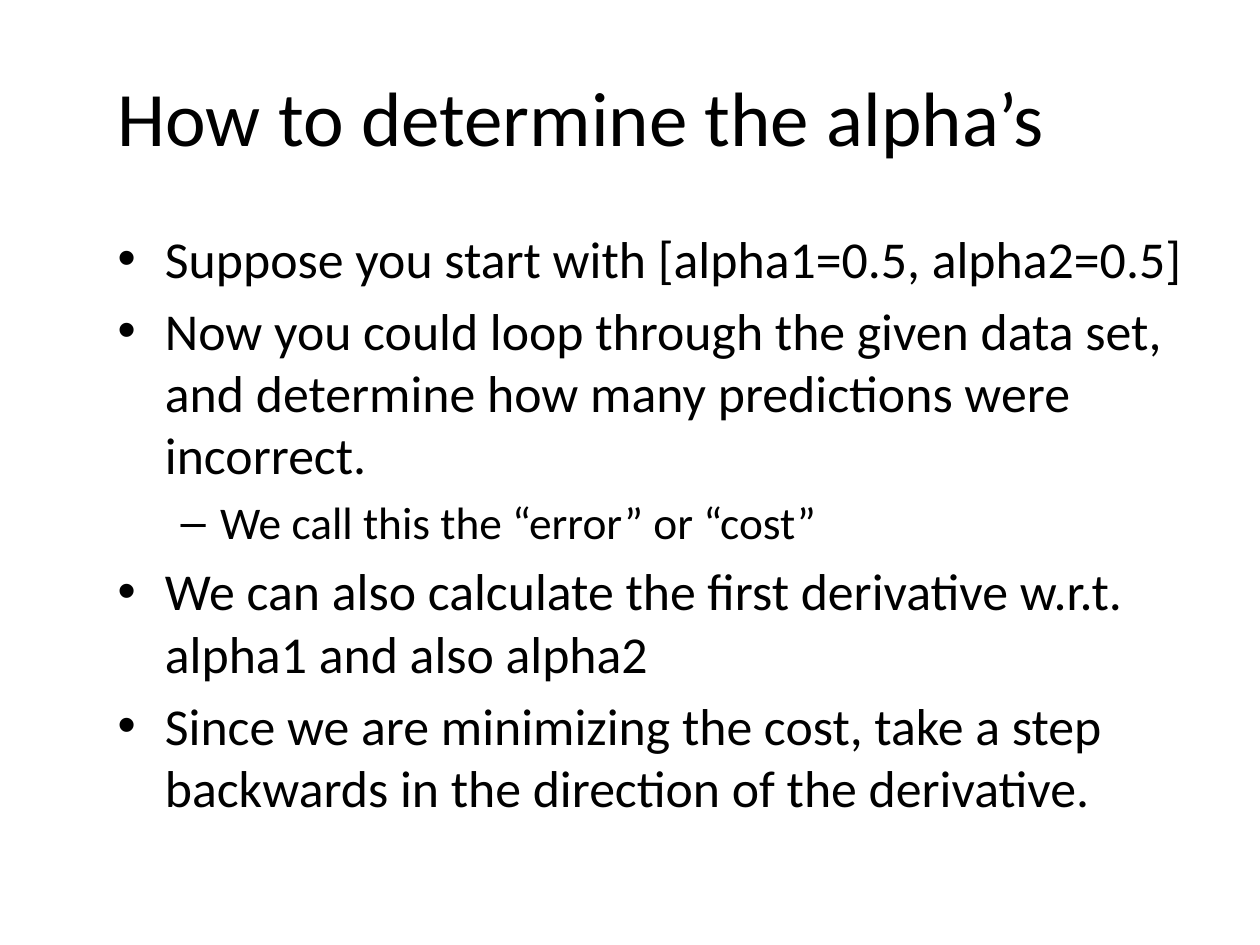
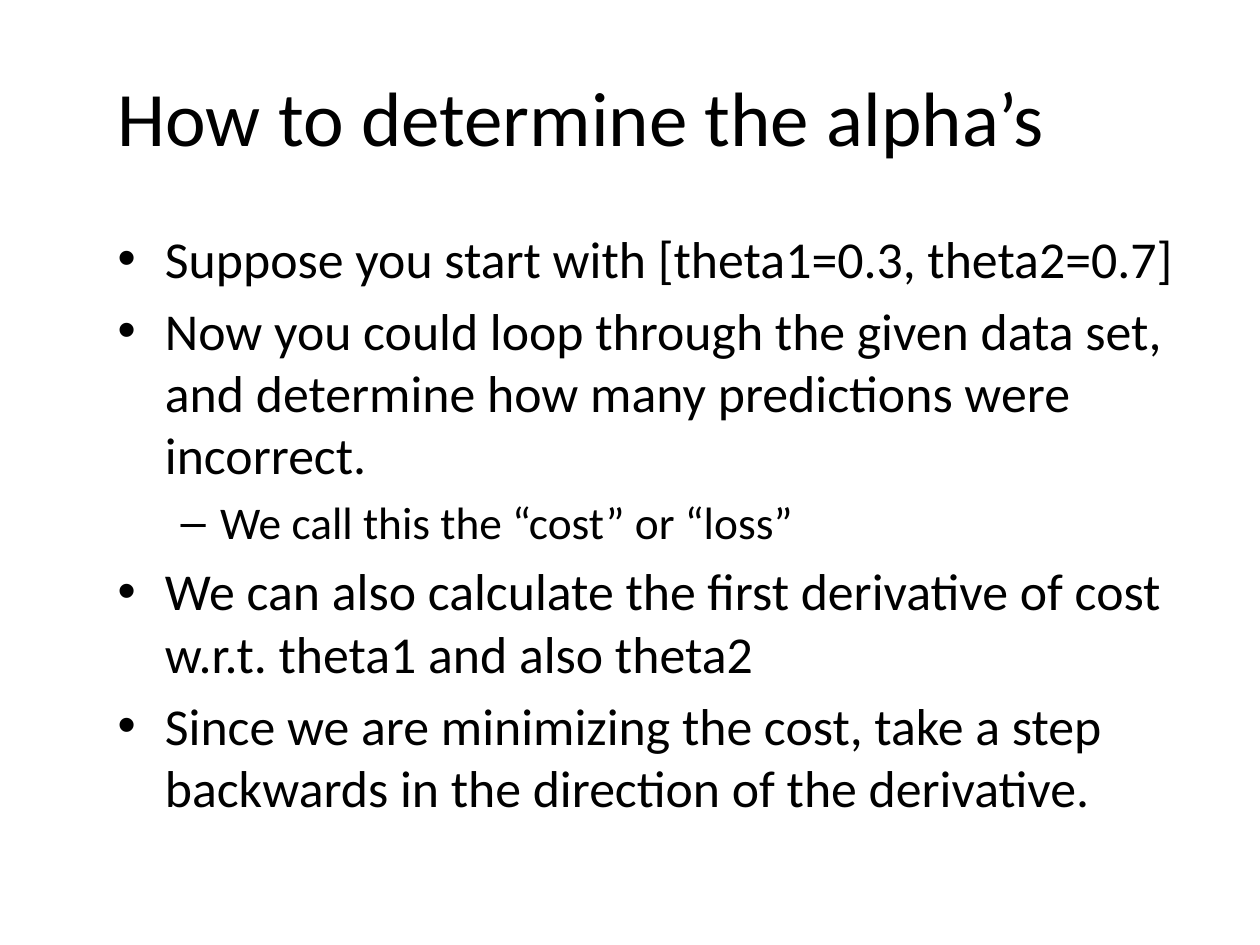
Before and after one commit to JeffRisberg/PythonNotebooksForAI, a slide deck: slide 11 of Documents/60-Introduction.pptx (slide 10 before the commit). Drawn at 1260x945 pixels with LibreOffice and Linux fonts; fonts in the diff are those of the drawing; background and template pictures are left out. Boxes give left, top, right and bottom in pixels: in the first picture for what was removed or moved away, otherwise in the second. Text is boxed around its words. In the diff, an @@ line names an element or a change of style, - is before the commit and + after.

```diff
--- a/Documents/60-Introduction.pptx
+++ b/Documents/60-Introduction.pptx
@@ text at box(165, 240, 1172, 287): text changed @@
-• Suppose you start with [alpha1=0.5, alpha2=0.5]
+• Suppose you start with [theta1=0.3, theta2=0.7]
@@ text at box(165, 506, 1161, 674): text changed @@
-  – We call this the “error” or “cost”
-• We can also calculate the first derivative w.r.t. alpha1 and also alpha2
+  – We call this the “cost” or “loss”
+• We can also calculate the first derivative of cost w.r.t. theta1 and also theta2
```
Also in this commit, not shown: 7 other slides changed, 1 slide added, 53 other files.
